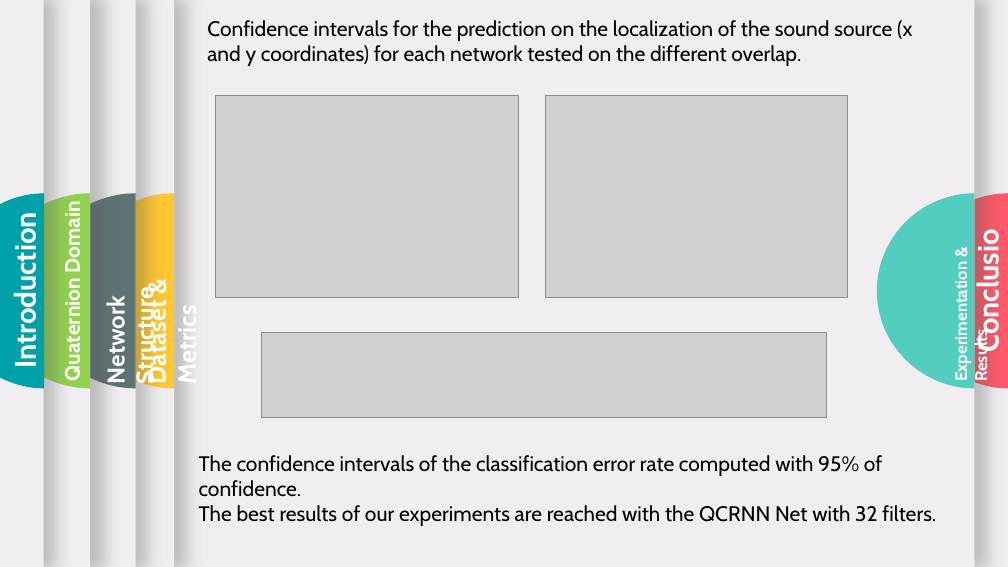
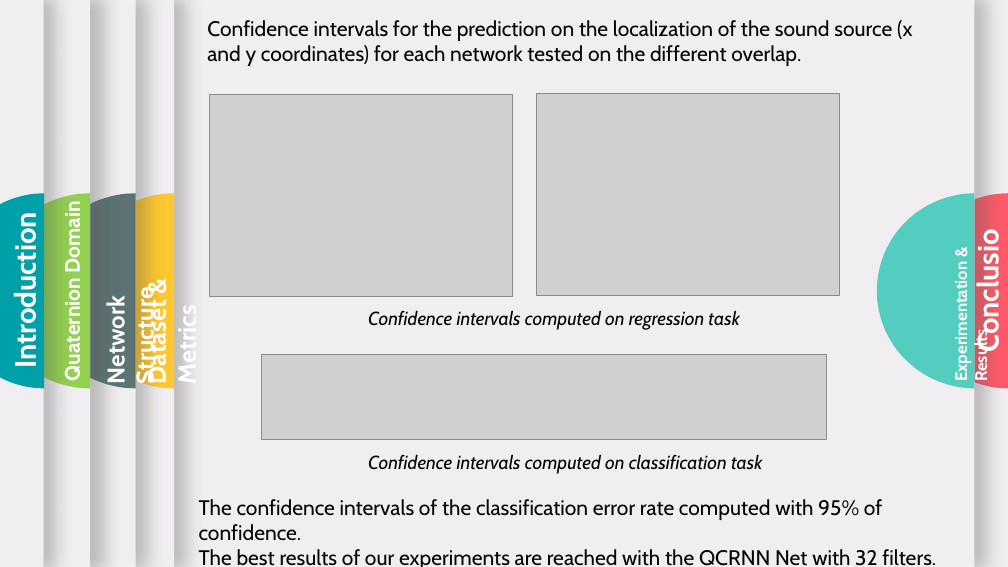
Before and after one commit to pepes97/DQNN, a slide deck: slide 19 of Presentation/presentation_pepe_pennese_medaglia.pptx. Drawn at 1008x567 pixels with LibreOffice and Linux fonts; fonts in the diff are those of the drawing; grey boxes stand for pictures. Boxes give left, top, right and bottom in pixels: in the first picture for what was removed or moved away, otherwise in the second. Text is boxed around its words. In the diff, an @@ line names an element or a change of style, - is before the commit and + after.

```diff
--- a/Presentation/presentation_pepe_pennese_medaglia.pptx
+++ b/Presentation/presentation_pepe_pennese_medaglia.pptx
@@ picture: place and size @@
-picture at [216,95,519,297]
+picture at [209,94,513,296]
@@ picture: place and size @@
-picture at [545,95,848,297]
+picture at [537,94,839,296]
@@ text added at [368,310,739,330], 18 pt, text #000000, italic @@
+Confidence intervals computed on regression task
@@ picture: place and size @@
-picture at [261,333,827,417]
+picture at [262,355,827,439]
@@ text added at [368,454,762,474], 18 pt, text #000000, italic @@
+Confidence intervals computed on classification task
@@ text "The confidence intervals of the ...": place and size @@
-text "The confidence intervals of the ..." at [199,455,936,526]
+text "The confidence intervals of the ..." at [199,499,936,567]
```
Also in this commit, not shown: 1 other slide changed, 1 other file.
